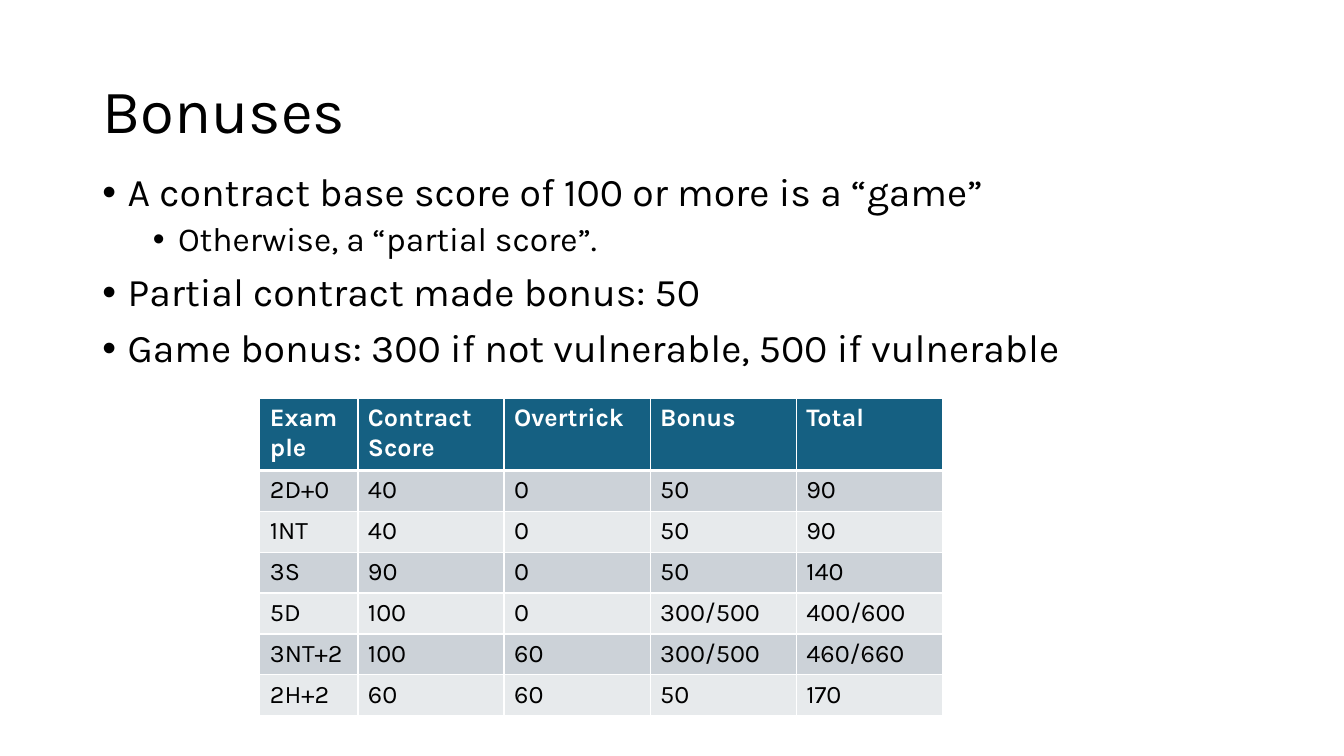
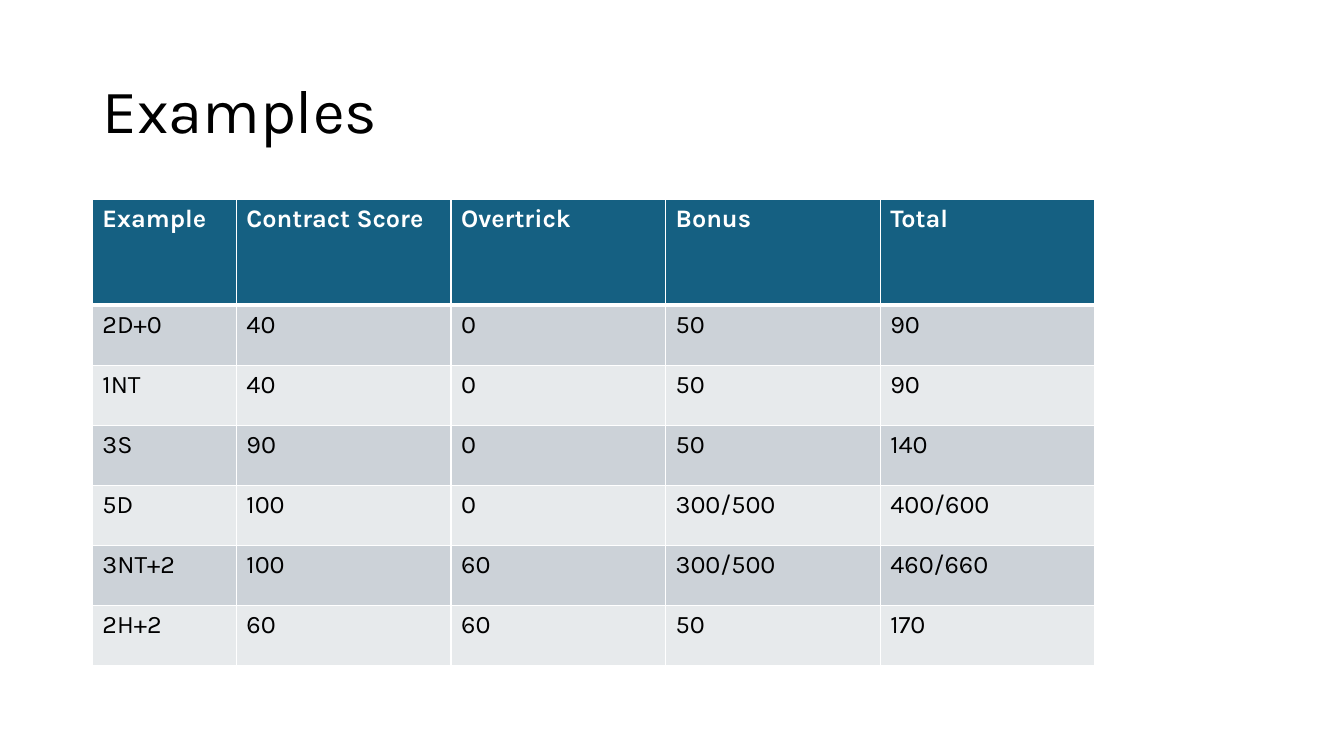
Before and after one commit to sywhub/bridge101, a slide deck: slide 9 of class.pptx (slide 5 before the commit). Drawn at 1344x756 pixels with LibreOffice and Linux fonts; fonts in the diff are those of the drawing; background and template pictures are left out. Boxes give left, top, right and bottom in pixels: in the first picture for what was removed or moved away, otherwise in the second. Text is boxed around its words. In the diff, an @@ line names an element or a change of style, - is before the commit and + after.

```diff
--- a/class.pptx
+++ b/class.pptx
@@ title at [102, 91, 377, 148]: text changed @@
-Bonuses
+Examples
@@ text removed at [128, 179, 1059, 366] @@
-• A contract base score of 100 or more is a “game”
-  • Otherwise, a “partial score”.
-• Partial contract made bonus: 50
-• Game bonus: 300 if not vulnerable, 500 if vulnerable
@@ table: place and size @@
-table at [260, 398, 943, 716]
+table at [93, 200, 1096, 666]
```
Also in this commit, not shown: 11 other slides changed, 3 slides added, 3 slides removed, 3 other files.
